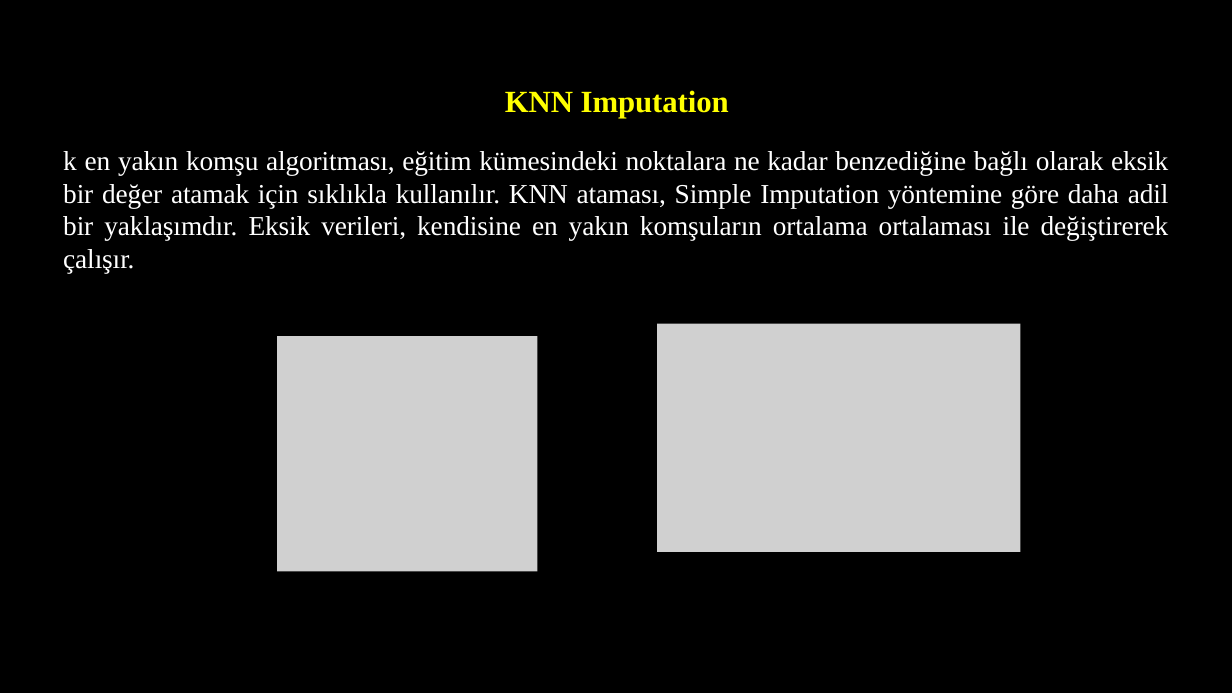
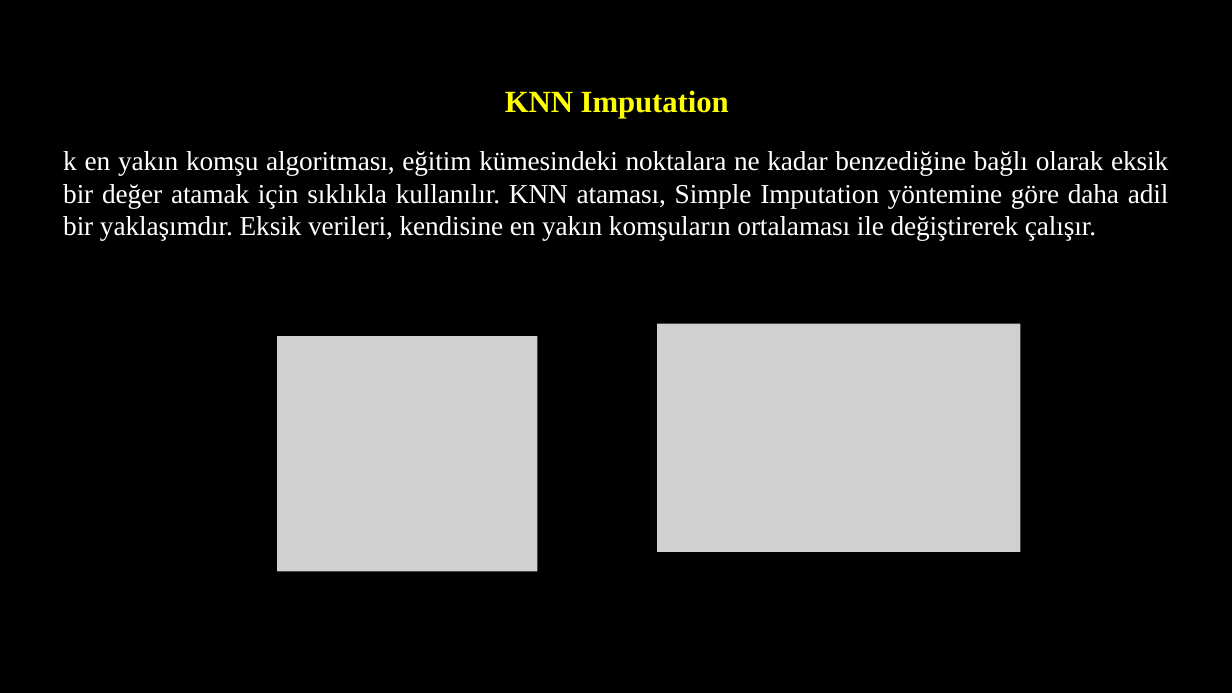
Before and after one commit to akaraci/Makine-Ogrenmesi, a slide deck: slide 25 of Sunular/MÖT-Hafta-2.pptx. Drawn at 1232x693 pixels with LibreOffice and Linux fonts; fonts in the diff are those of the drawing; grey boxes stand for pictures. Boxes give left, top, right and bottom in pixels: in the first picture for what was removed or moved away, otherwise in the second. Text is boxed around its words. In the diff, an @@ line names an element or a change of style, - is before the commit and + after.

```diff
--- a/Sunular/MÖT-Hafta-2.pptx
+++ b/Sunular/MÖT-Hafta-2.pptx
@@ text at [63,151,1169,240]: text changed @@
-k en yakın komşu algoritması, eğitim kümesindeki noktalara ne kadar benzediğine bağlı olarak eksik bir değer atamak için sıklıkla kullanılır. KNN ataması, Simple Imputation yöntemine göre daha adil bir yaklaşımdır. Eksik verileri, kendisine en yakın komşuların ortalama ortalaması ile değiştirerek çalışır.
+k en yakın komşu algoritması, eğitim kümesindeki noktalara ne kadar benzediğine bağlı olarak eksik bir değer atamak için sıklıkla kullanılır. KNN ataması, Simple Imputation yöntemine göre daha adil bir yaklaşımdır. Eksik verileri, kendisine en yakın komşuların ortalaması ile değiştirerek çalışır.
```
Also in this commit, not shown: 9 other slides changed, 9 slides added, 1 slide removed.
